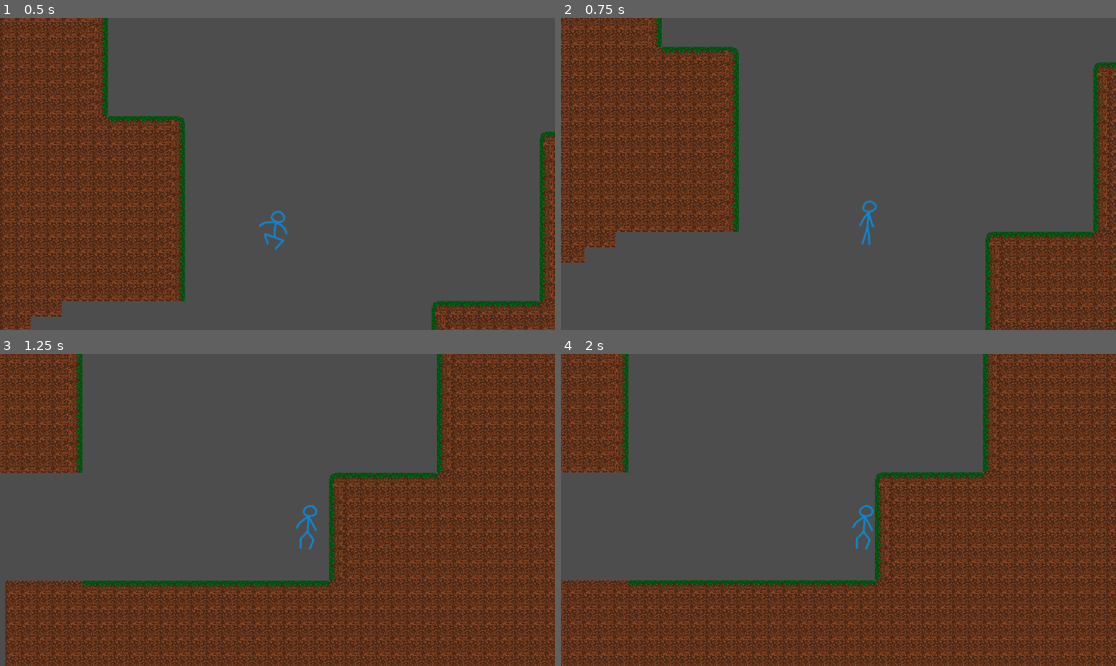
Above: before the commit, frames 1-4 (two rows, left to right).
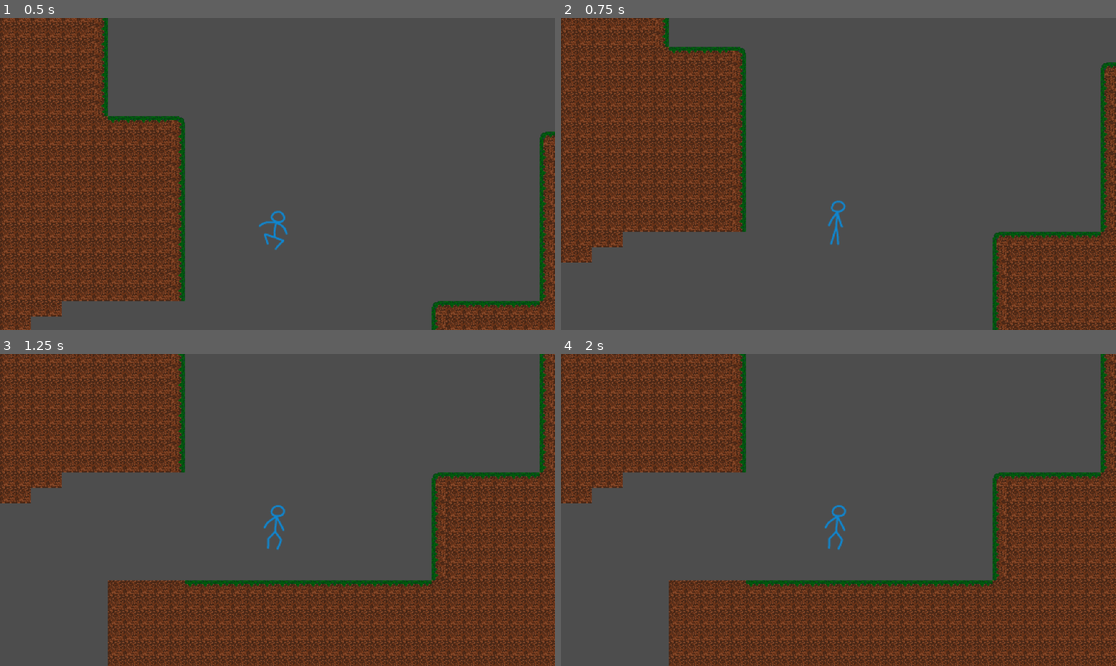
Above: after the commit, the same moments.

Repository: guidox-design/pippo_movement
Game: Godot game, scene res://assets/scenes/levels/pixel_level.tscn
The game is run twice, just before and just after one commit, with the same random seed, the same clock (stepped at 60 frames per second) and the same inputs.
Inputs:
- Up to frame 1 (0.5 s): no input
- Up to frame 2 (0.75 s): hold D (move_right) from 0.53 s (still down); tap Space (jump) at 0.6 s
- Up to frame 3 (1.25 s): keep holding D (move_right); tap Space (jump) at 0.77, 1.07 s
- Up to frame 4 (2 s): keep holding D (move_right); tap Space (jump) at 1.35, 1.52, 1.82 s

Frame 1 is identical in both runs. In frame 2, 14% of the frame differs, in the area x 0-100%, y 0-100%; in frame 3, 43%; in frame 4, 46%.
Error after the commit: Trying to assign value of type 'CollisionShape2D' to a variable of type 'CollisionObject2D'. (res://assets/scripts/player/player_controller(pixel)

Commit message:
iniziando ledge

Diff:
--- a/assets/prefabs/player/player_controller(pixel).tscn
+++ b/assets/prefabs/player/player_controller(pixel).tscn
@@ -465,6 +465,7 @@
 script = ExtResource("1_70ait")
 
 [node name="PlayerCollider" type="CollisionShape2D" parent="."]
+unique_name_in_owner = true
 shape = SubResource("CapsuleShape2D_2q3ad")
 
 [node name="AnimatedSprite" type="AnimatedSprite2D" parent="."]
@@ -499,3 +500,13 @@
 process_callback = 0
 wait_time = 0.1
 one_shot = true
+
+[node name="LedgeClimbRayCat" type="RayCast2D" parent="."]
+unique_name_in_owner = true
+position = Vector2(3, -26)
+target_position = Vector2(11, 22)
+
+[node name="LedgeSpaceRayCast" type="RayCast2D" parent="."]
+unique_name_in_owner = true
+position = Vector2(-30, 27)
+target_position = Vector2(0, -53)
--- a/assets/scripts/player/player_controller(pixel).gd
+++ b/assets/scripts/player/player_controller(pixel).gd
@@ -6,7 +6,7 @@
 	JUMP,
 	DOUBLE_JUMP,
 	FLOAT,
-	LEDGE_CLIMBE,
+	LEDGE_CLIMB,
 	LEDGE_JUMP,
 }
 
@@ -24,16 +24,21 @@
 @onready var animated_sprite: AnimatedSprite2D = $AnimatedSprite
 @onready var coyote_timer: Timer = $CoyoteTimer
 @onready var float_cool_down: Timer = $FloatCoolDown
+@onready var player_collider: CollisionObject2D = $PlayerCollider
+@onready var ledge_climb_ray_cast: RayCast2D = $LedgeClimbRayCast
+@onready var ledge_space_ray_cast: RayCast2D = $LedgeSpaceRayCast
+
+
 
 
 var active_state := STATE.FALL
 var can_double_jump := false
-
+var facing_direction := 1.0
 
 
 func _ready() -> void:
 	switch_state(active_state)
-
+	ledge_climb_ray_cast.add_exception(self)
 
 
 
@@ -78,6 +83,12 @@
 				return
 			animated_sprite.play("float")
 			velocity.y = 0
+
+		STATE.LEDGE_CLIMB:
+			animated_sprite.play("ledge_climb")
+			velocity = Vector2.ZERO
+			global_position.y = ledge_climb_ray_cast.get_collision_point().y
+			can_double_jump = true
 
 
 func process_state(delta: float) -> void:
@@ -136,4 +147,17 @@
 	var input_direction := signf(Input.get_axis("move_left", "move_right"))
 	if input_direction:
 		animated_sprite.flip_h = input_direction < 0
+		facing_direction = input_direction
+		ledge_climb_ray_cast.position.x = input_direction * absf(ledge_climb_ray_cast.position.x)
+		ledge_climb_ray_cast.target_position.x = input_direction * absf(ledge_climb_ray_cast.target_position.x)
+		ledge_climb_ray_cast.force_raycast_update()
+
 	velocity.x = input_direction * WALK_VELOCITY
+
+func is_input_toward_facing() -> bool:
+	return signf(Input.get_axis("move_left", "move_right")) == facing_direction
+
+func is_ledge() -> bool:
+	return is_on_wall_only() and \
+	ledge_climb_ray_cast.is_colliding() and \
+	ledge_climb_ray_cast.get_collision_normal().is_equal_approx(Vector2.UP)
